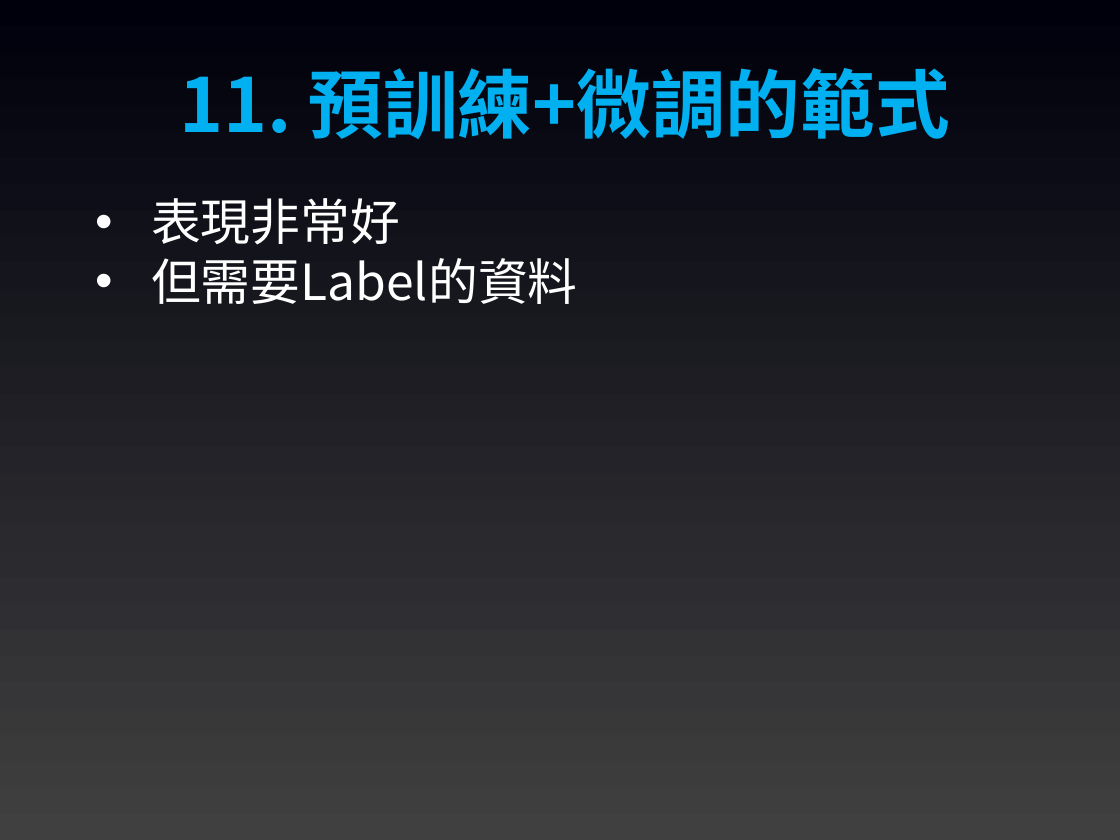
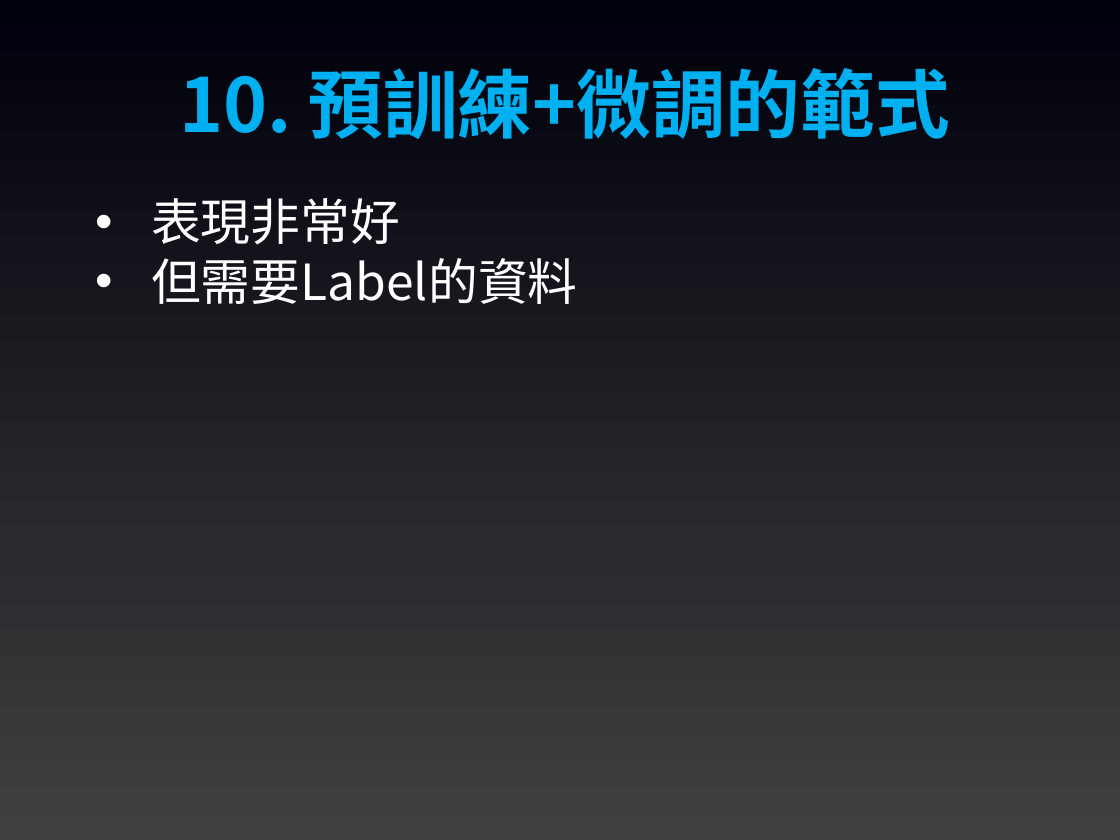
Before and after one commit to joshhu/mustllm20242nd, a slide deck: slide 14 of Slides/Week01/00：課程大綱.pptx (slide 15 before the commit). Drawn at 1120x840 pixels with LibreOffice and Linux fonts; fonts in the diff are those of the drawing. Boxes give left, top, right and bottom in pixels: in the first picture for what was removed or moved away, otherwise in the second. Text is boxed around its words. In the diff, an @@ line names an element or a change of style, - is before the commit and + after.

```diff
--- a/Slides/Week01/00：課程大綱.pptx
+++ b/Slides/Week01/00：課程大綱.pptx
@@ text at bbox=[179, 68, 949, 139]: text changed @@
-11. 預訓練+微調的範式
+10. 預訓練+微調的範式
```
Also in this commit, not shown: 9 other slides changed, 1 slide removed, 2 other files.
